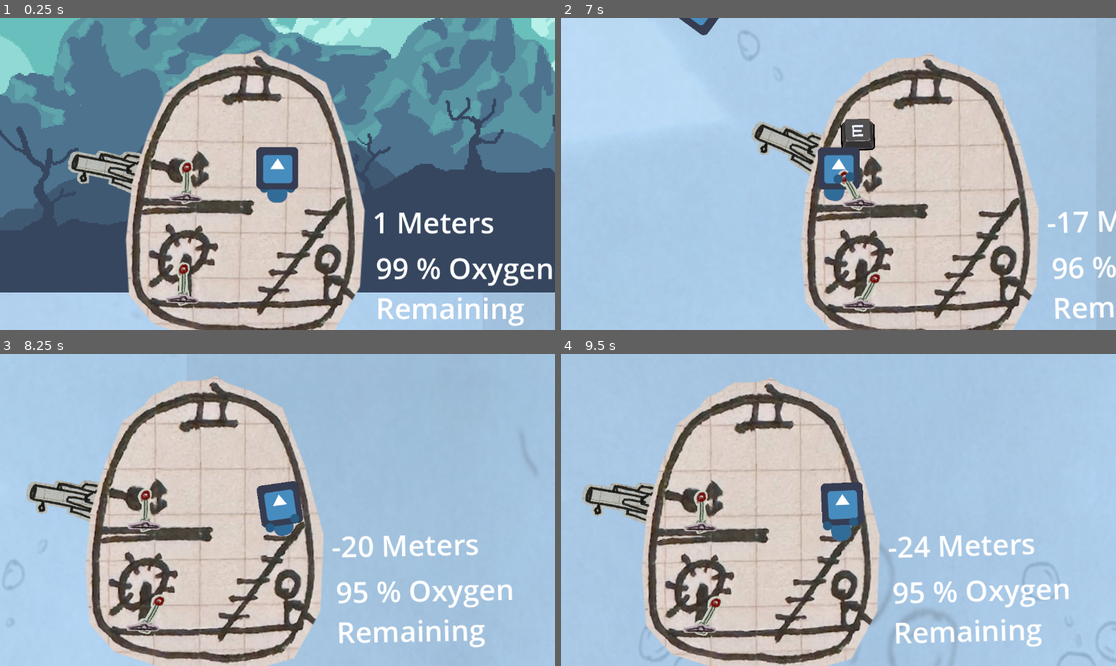
Above: before the commit, frames 1-4 (two rows, left to right).
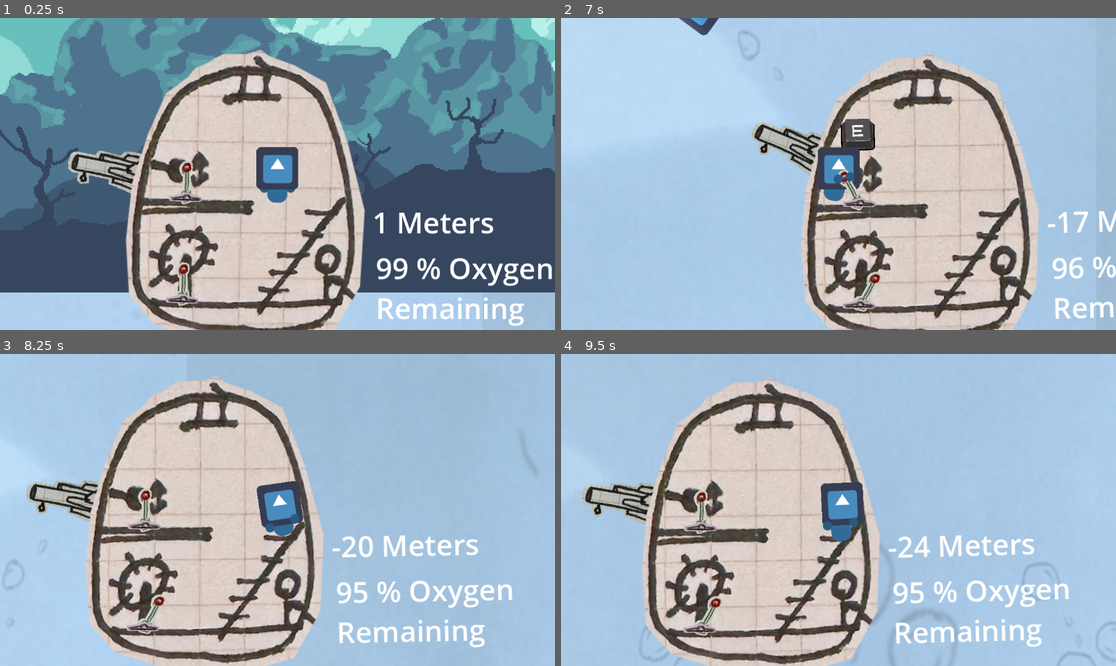
Above: after the commit, the same moments.

Repository: calzila/GGJ_2025
Game: Godot game, scene res://Overworld.tscn
Two runs of this game, one before a commit and one after it. Both use one fixed random seed, a clock stepped at 60 frames per second and the inputs below. The engine's default icon, where the game draws it, is replaced by a stand-in: a white triangle on a blue panel in a dark square.
Inputs:
- Up to frame 1 (0.25 s): no input
- Up to frame 2 (7 s): tap Enter (ui_accept) at 0.5, 0.77, 1.52, 3.02, 3.77, 4.52, 6.02, 6.77 s; hold D (move_right) 0.53-2.03 s; tap E (Grab) every 0.75 s from 0.6 to 6.6 s; hold A (move_left) 2.03-2.78 s; hold D (move_right) 2.78-4.28 s; hold A (move_left) 4.28-5.03 s; hold D (move_right) 5.03-5.78 s; hold A (move_left) from 5.78 s (still down)
- Up to frame 3 (8.25 s): release A (move_left) at 7.28 s; hold D (move_right) from 7.28 s (still down); tap E (Grab) at 7.35, 8.1 s; tap Enter (ui_accept) at 7.52 s
- Up to frame 4 (9.5 s): keep holding D (move_right); tap E (Grab) at 8.85 s; tap Enter (ui_accept) at 9.02 s

The runs differ from the first frame. In frame 2, less than 0.1% of the frame differs, in the area x 21-26%, y 0-6%; in frame 3, less than 0.1%; in frame 4, less than 0.1%.
Error in both runs: Invalid assignment of property or key 'playerIsHolding' with value of type 'bool' on a base object of type 'Nil'. (res://grabber.gd:46)

Commit message:
Offsetting the light

Diff:
--- a/TheSub.tscn
+++ b/TheSub.tscn
@@ -140,7 +140,7 @@
 rotation = 1.75231
 scale = Vector2(5.53125, 5.875)
 texture = ExtResource("8_w06ea")
-offset = Vector2(0, 312)
+offset = Vector2(-7.27, 295.12)
 
 [node name="Sprite2D" type="Sprite2D" parent="PointLight2D"]
 z_index = -2
